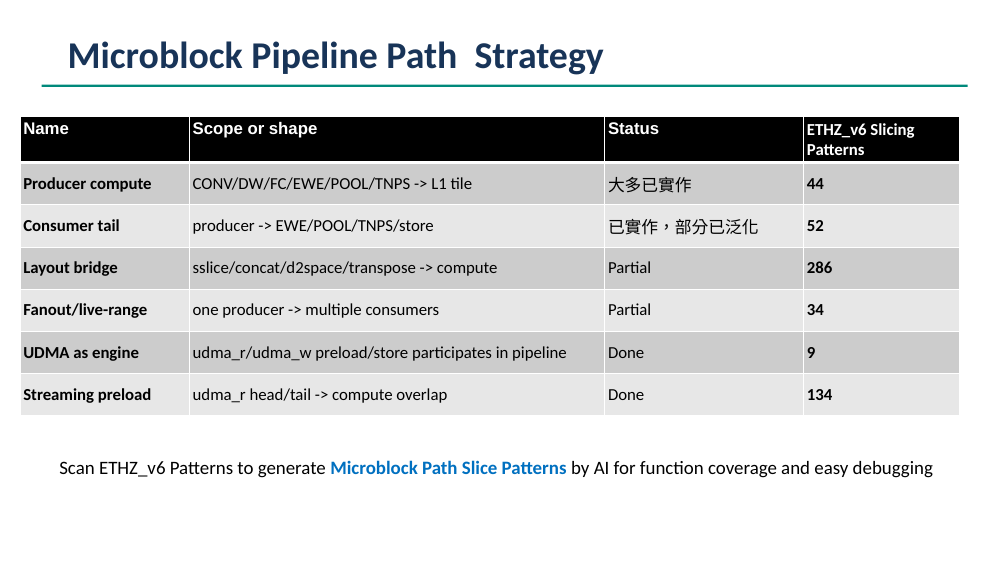
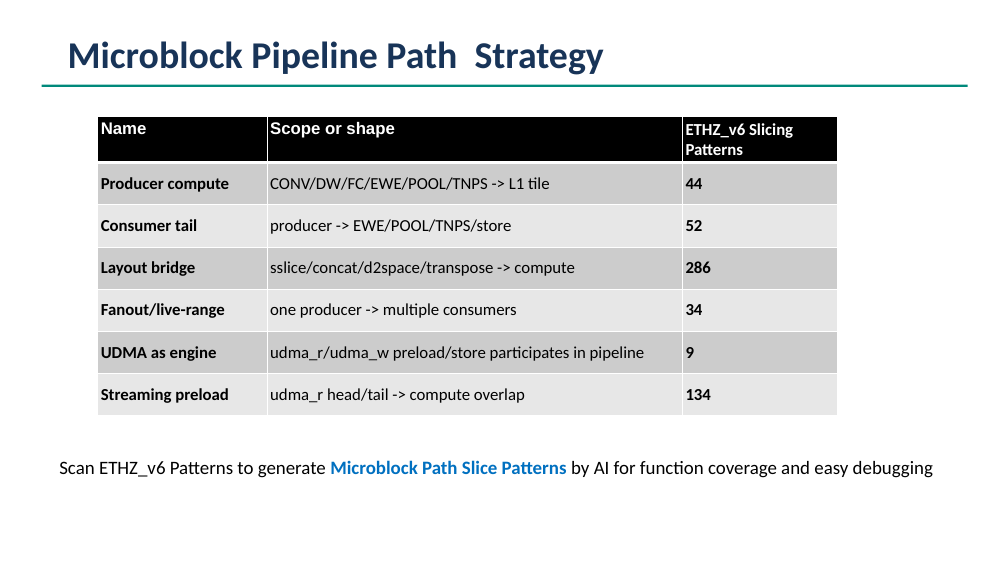
Before and after one commit to cclwylin/mdla7, a slide deck: slide 8 of reports/uArcSim Implementation by AI.pptx (slide 6 before the commit). Drawn at 1008x567 pixels with LibreOffice and Linux fonts; fonts in the diff are those of the drawing. Boxes give left, top, right and bottom in pixels: in the first picture for what was removed or moved away, otherwise in the second. Text is boxed around its words. In the diff, an @@ line names an element or a change of style, - is before the commit and + after.

```diff
--- a/reports/uArcSim Implementation by AI.pptx
+++ b/reports/uArcSim Implementation by AI.pptx
@@ table at (x1=98, y1=116, x2=838, y2=416) @@
-column 3: Status | 大多已實作 | 已實作，部分已泛化 | Partial | Partial | Done | Done
@@ table resized from (x1=20, y1=116, x2=960, y2=416) to (x1=98, y1=116, x2=838, y2=416) @@
```
Also in this commit, not shown: 3 other slides changed, 8 slides added, 1 slide removed, 20 other files.
